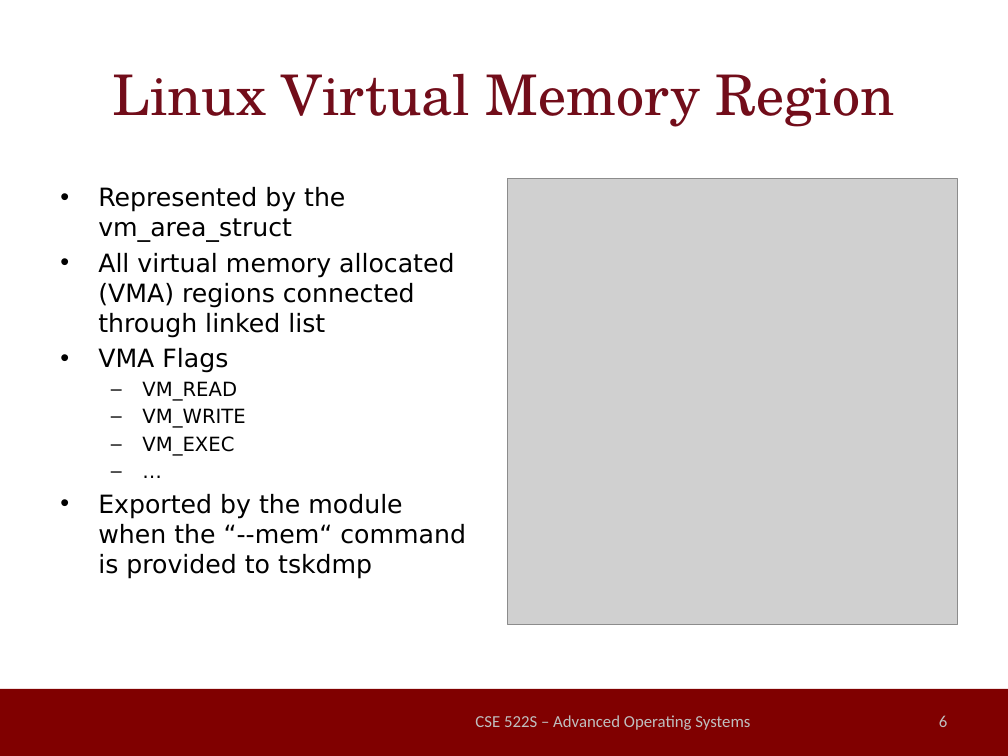
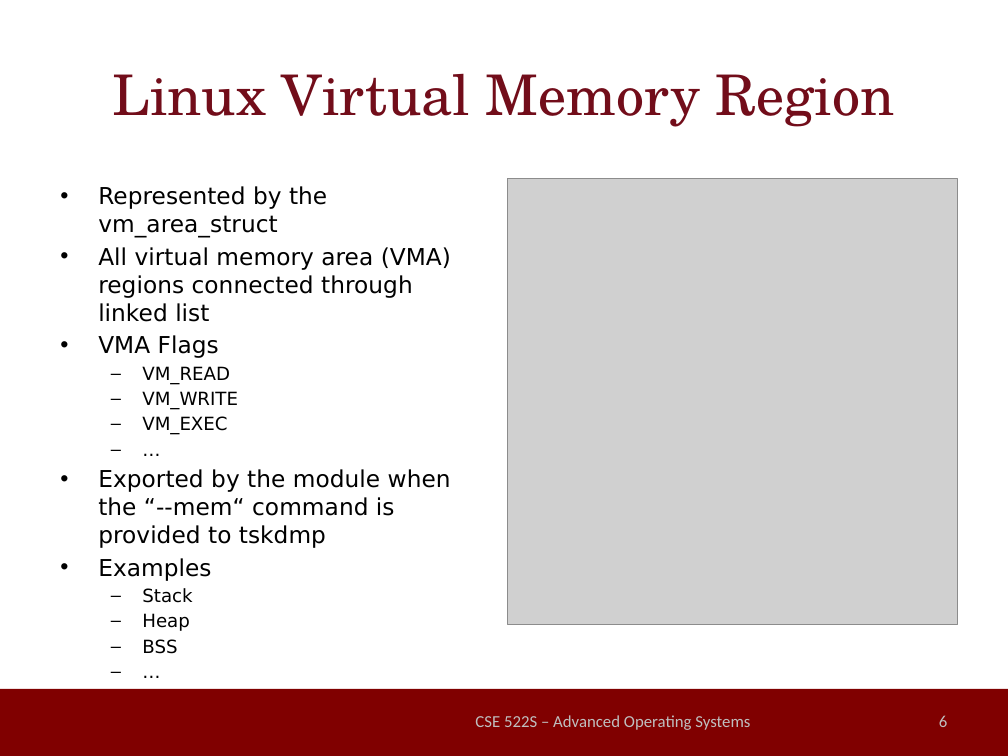
Before and after one commit to millerrt3/LinuxSuspendable, a slide deck: slide 6 of final_presentation.pptx. Drawn at 1008x756 pixels with LibreOffice and Linux fonts; fonts in the diff are those of the drawing; grey boxes stand for pictures; background and template pictures are left out. Boxes give left, top, right and bottom in pixels: in the first picture for what was removed or moved away, otherwise in the second. Text is boxed around its words. In the diff, an @@ line names an element or a change of style, - is before the commit and + after.

```diff
--- a/final_presentation.pptx
+++ b/final_presentation.pptx
@@ text at <box>98,186,451,548</box>: size 18 to 16.6 pt in "Represented by the vm_area_struct", "VMA Flags", "Exported by the module when the “--mem“ ..."; size 14 to 12.9 pt in "VM_READ", "VM_WRITE", "VM_EXEC", "…" @@
@@ text at <box>98,247,451,322</box>: text changed; size 18 to 16.6 pt @@
-• All virtual memory allocated (VMA) regions connected through linked list
+• All virtual memory area (VMA) regions connected through linked list
@@ text at <box>98,558,211,654</box>: paragraphs added @@
+• Examples
+  – Stack
+  – Heap
+  – BSS
+  – …
```
Also in this commit, not shown: 7 other slides changed, 4 slides added, 1 other file.
